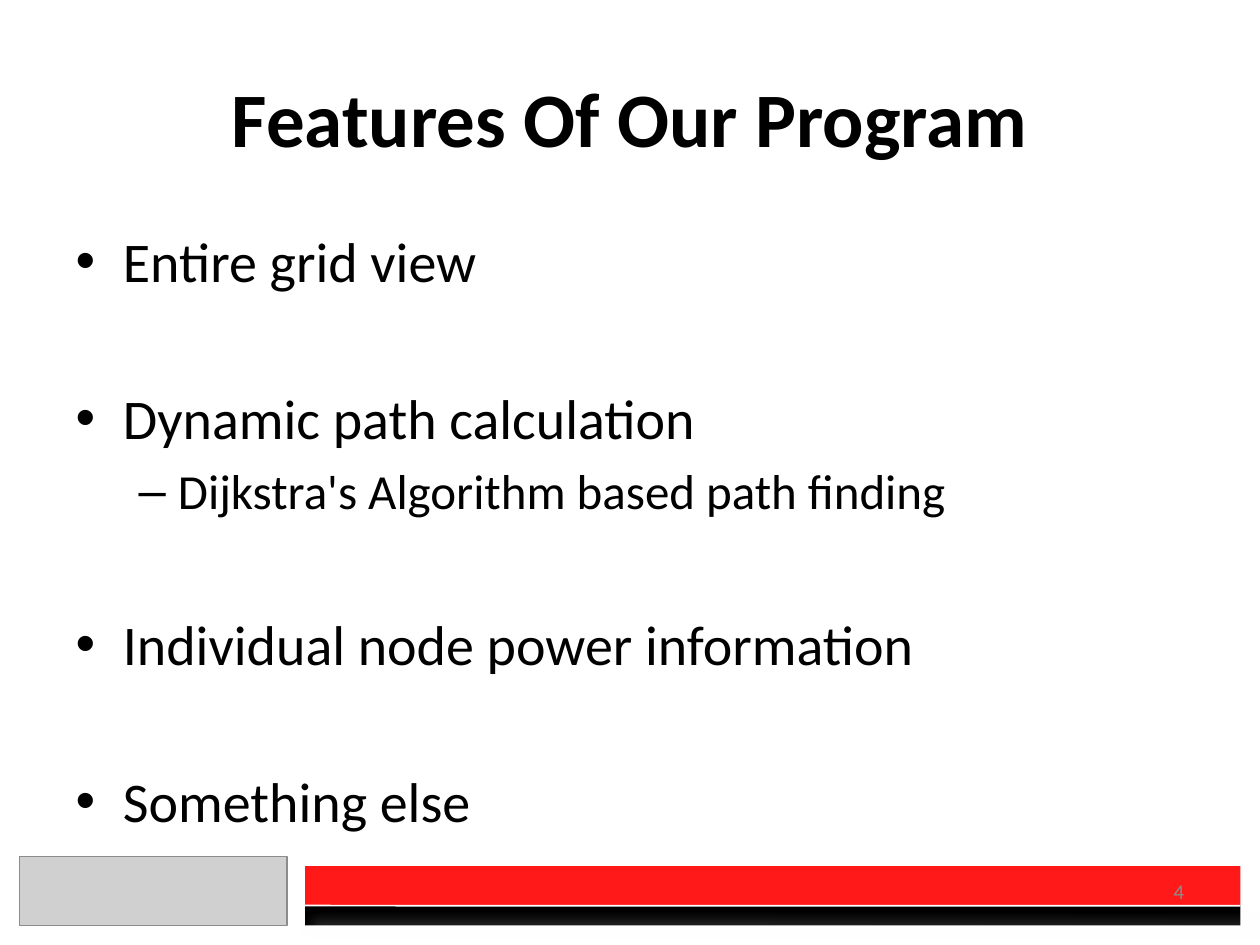
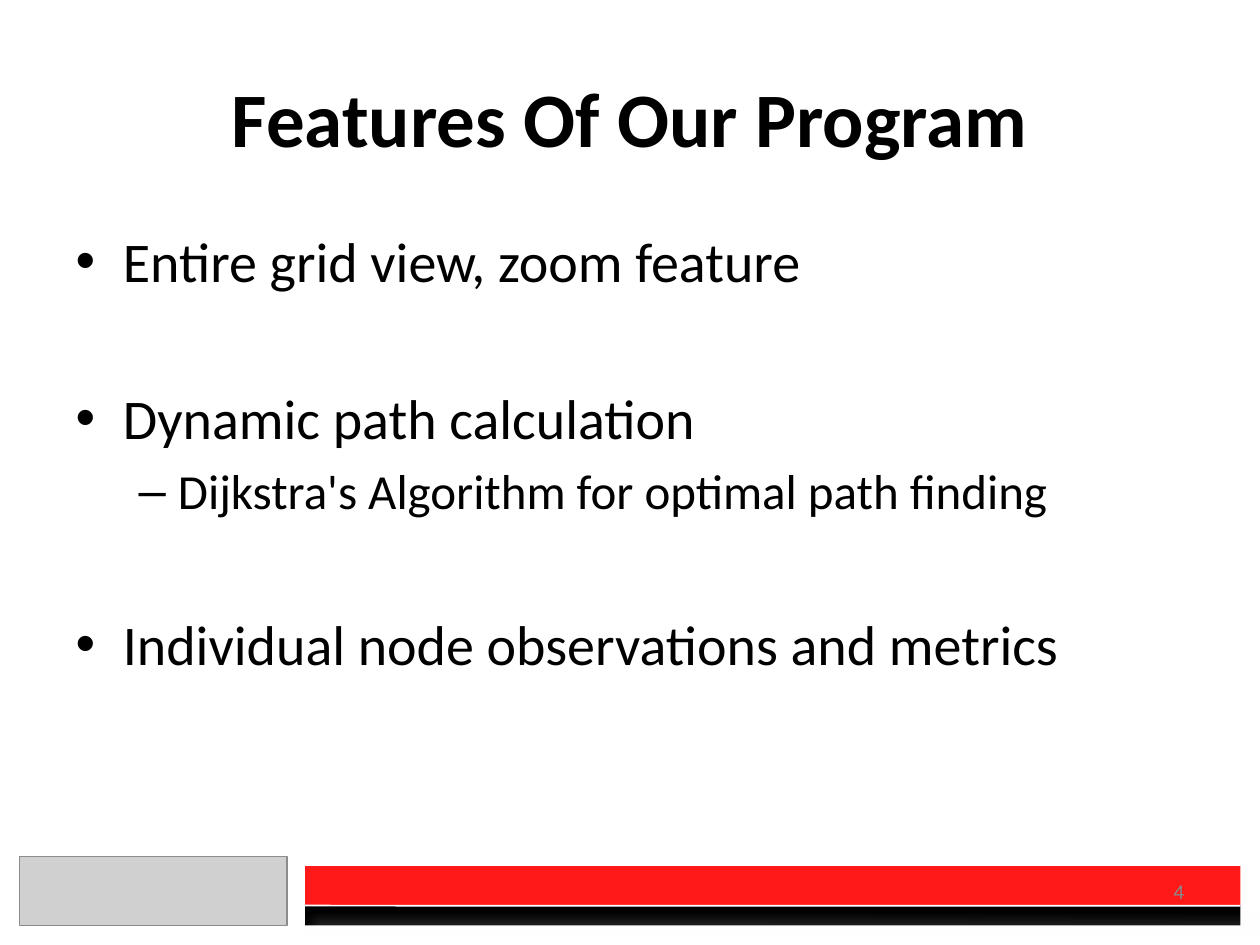
Before and after one commit to DanielSauve/OEC2017, a slide deck: slide 4 of Presentation.pptx. Drawn at 1260x945 pixels with LibreOffice and Linux fonts; fonts in the diff are those of the drawing; grey boxes stand for pictures. Boxes give left, top, right and bottom in pixels: in the first picture for what was removed or moved away, otherwise in the second. Text is boxed around its words. In the diff, an @@ line names an element or a change of style, - is before the commit and + after.

```diff
--- a/Presentation.pptx
+++ b/Presentation.pptx
@@ text at <box>123,243,800,292</box>: text changed @@
-• Entire grid view
+• Entire grid view, zoom feature
@@ text at <box>123,475,1058,666</box>: text changed; size 32 to 28 pt @@
-  – Dijkstra's Algorithm based path finding
-• Individual node power information
-• Something else
+  – Dijkstra's Algorithm for optimal path finding
+• Individual node observations and metrics
```
Also in this commit, not shown: 4 other slides changed, 4 other files.
